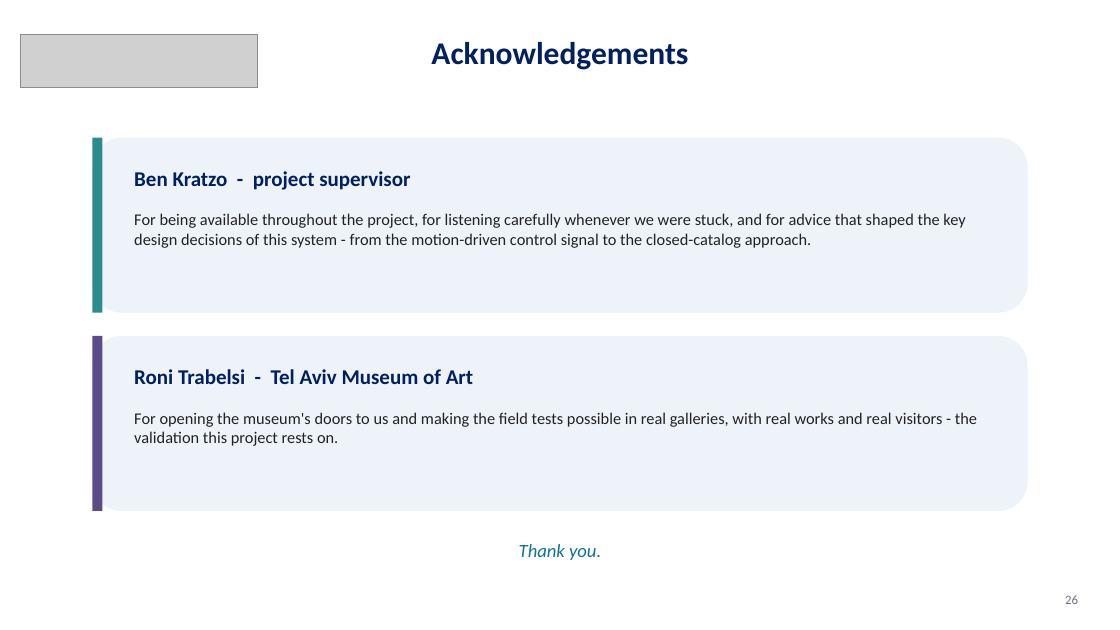
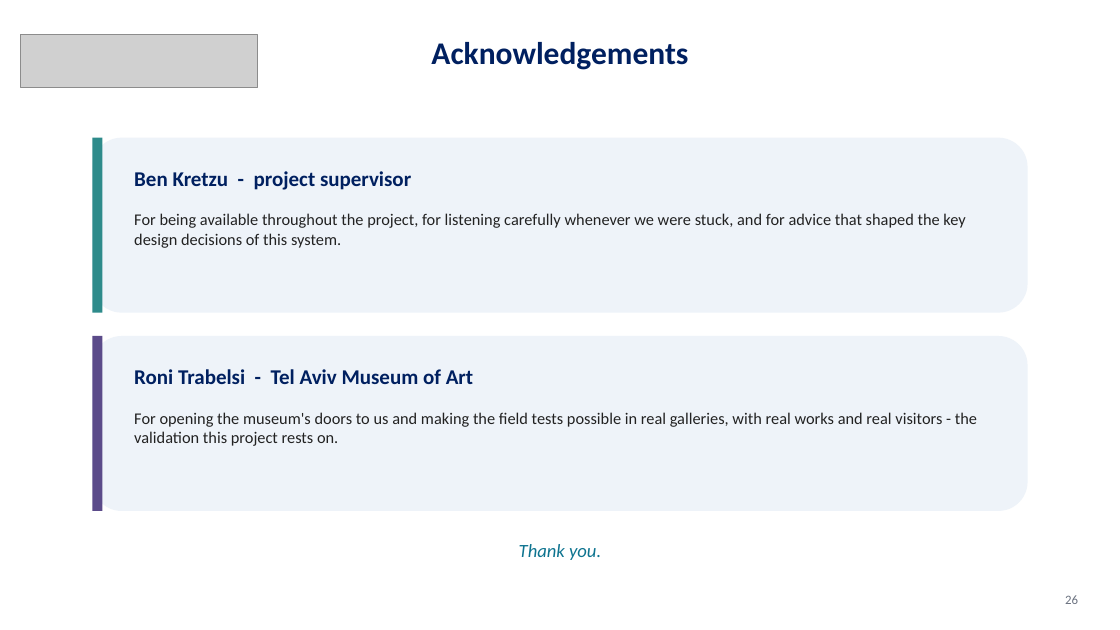
Before and after one commit to Dani1403/Aria, a slide deck: slide 26 of Meta_presentation.pptx. Drawn at 1120x630 pixels with LibreOffice and Linux fonts; fonts in the diff are those of the drawing; grey boxes stand for pictures. Boxes give left, top, right and bottom in pixels: in the first picture for what was removed or moved away, otherwise in the second. Text is boxed around its words. In the diff, an @@ line names an element or a change of style, - is before the commit and + after.

```diff
--- a/Meta_presentation.pptx
+++ b/Meta_presentation.pptx
@@ text at [134, 171, 411, 190]: text changed @@
-Ben Kratzo - project supervisor
+Ben Kretzu - project supervisor
@@ text at [134, 213, 965, 248]: text changed @@
-For being available throughout the project, for listening carefully whenever we were stuck, and for advice that shaped the key design decisions of this system - from the motion-driven control signal to the closed-catalog approach.
+For being available throughout the project, for listening carefully whenever we were stuck, and for advice that shaped the key design decisions of this system.
```
Also in this commit, not shown: 6 other slides changed.
